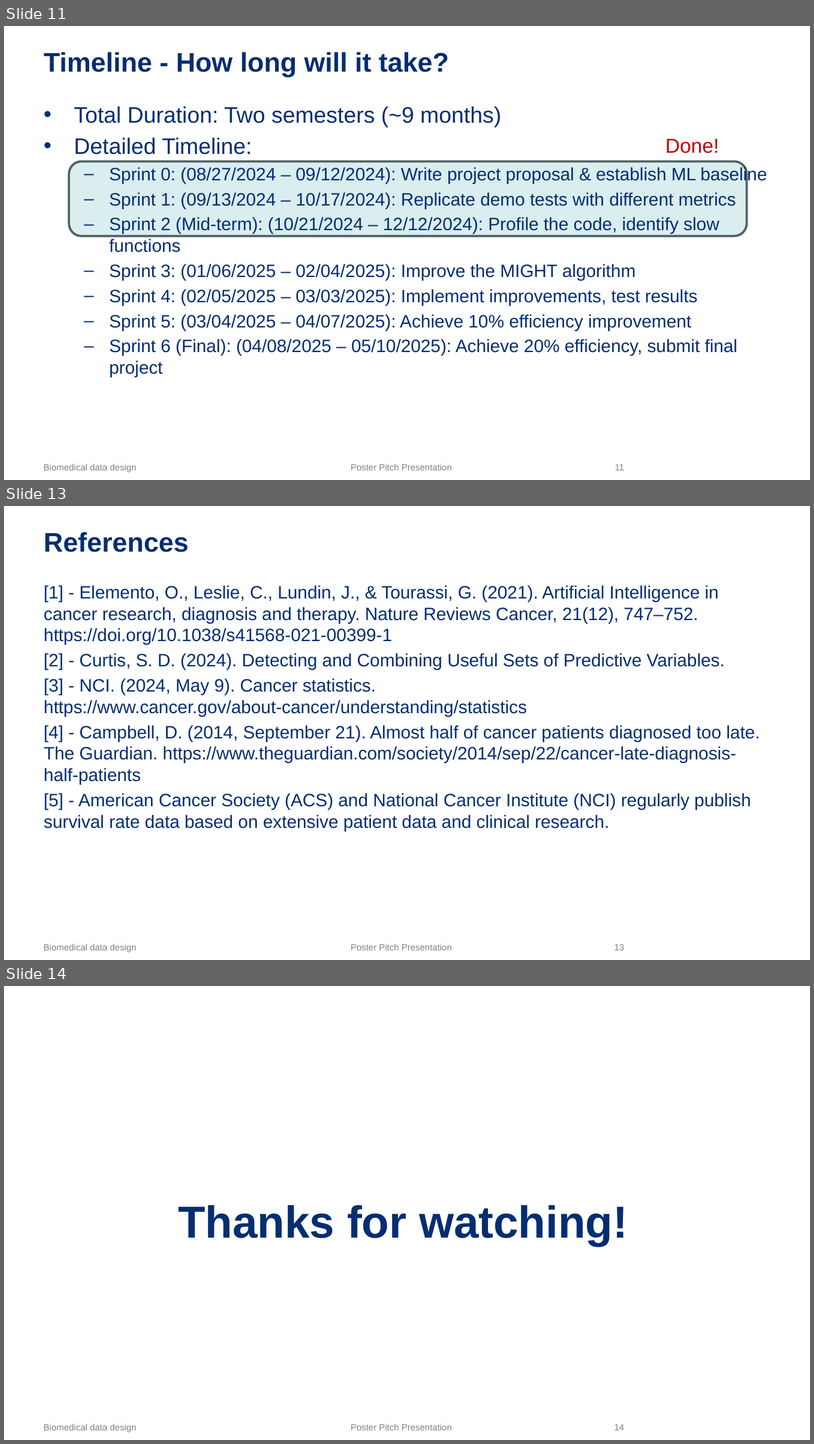
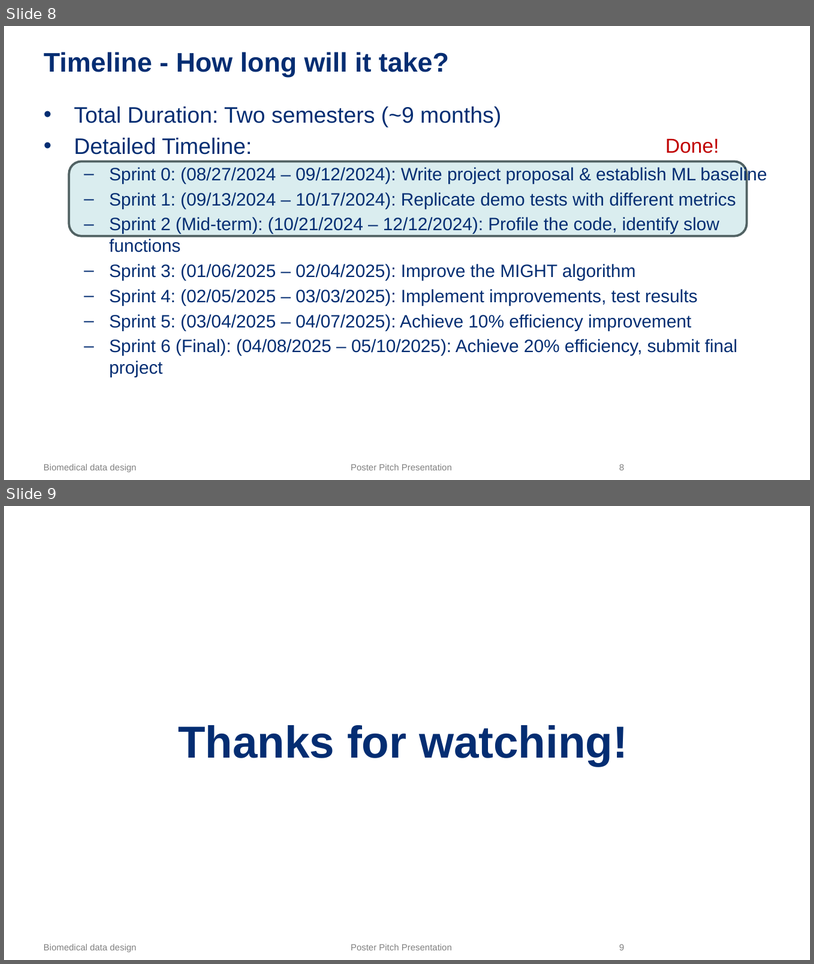
Before and after one commit to NeuroDataDesign/Cancer, a slide deck: Pitch deck.pptx. Shown one above the other, each under a label of ours: slides 11, 13 and 14 before the commit, slides 8 and 9 after it; the slides between them are not shown. The pictures are 814x1444 and 814x964 pixels, drawn with LibreOffice and Linux fonts; fonts in the diff are those of the drawing; background and template pictures are left out. Boxes give left, top, right and bottom in pixels: in the first picture for what was removed or moved away, otherwise in the second. Text is boxed around its words. In the diff, an @@ line names an element or a change of style, - is before the commit and + after.

```diff
--- a/Pitch deck.pptx
+++ b/Pitch deck.pptx
@@ slide 13 removed at (4,506,810,960), background #FFFFFF; not listed: 3 template elements that a slide beside it also shows @@
@@ title removed at (44,532,189,552) @@
-References
@@ text removed at (44,585,760,831) @@
-[1] - Elemento, O., Leslie, C., Lundin, J., & Tourassi, G. (2021). Artificial Intelligence in cancer research, diagnosis and therapy. Nature Reviews Cancer, 21(12), 747–752. https://doi.org/10.1038/s41568-021-00399-1
-[2] - Curtis, S. D. (2024). Detecting and Combining Useful Sets of Predictive Variables.
-[3] - NCI. (2024, May 9). Cancer statistics. https://www.cancer.gov/about-cancer/understanding/statistics
-[4] - Campbell, D. (2014, September 21). Almost half of cancer patients diagnosed too late. The Guardian. https://www.theguardian.com/society/2014/sep/22/cancer-late-diagnosis-half-patients
-[5] - American Cancer Society (ACS) and National Cancer Institute (NCI) regularly publish survival rate data based on extensive patient data and clinical research.
@@ what was slide 11 is now slide 8 @@
@@ page number at (620,463,624,470): text changed @@
-11
+8
@@ what was slide 14 is now slide 9 @@
@@ page number at (620,943,624,950): text changed @@
-14
+9
```
Also in this commit, not shown: 3 slides changed, 4 slides added, 8 other slides removed, 1 other file.
